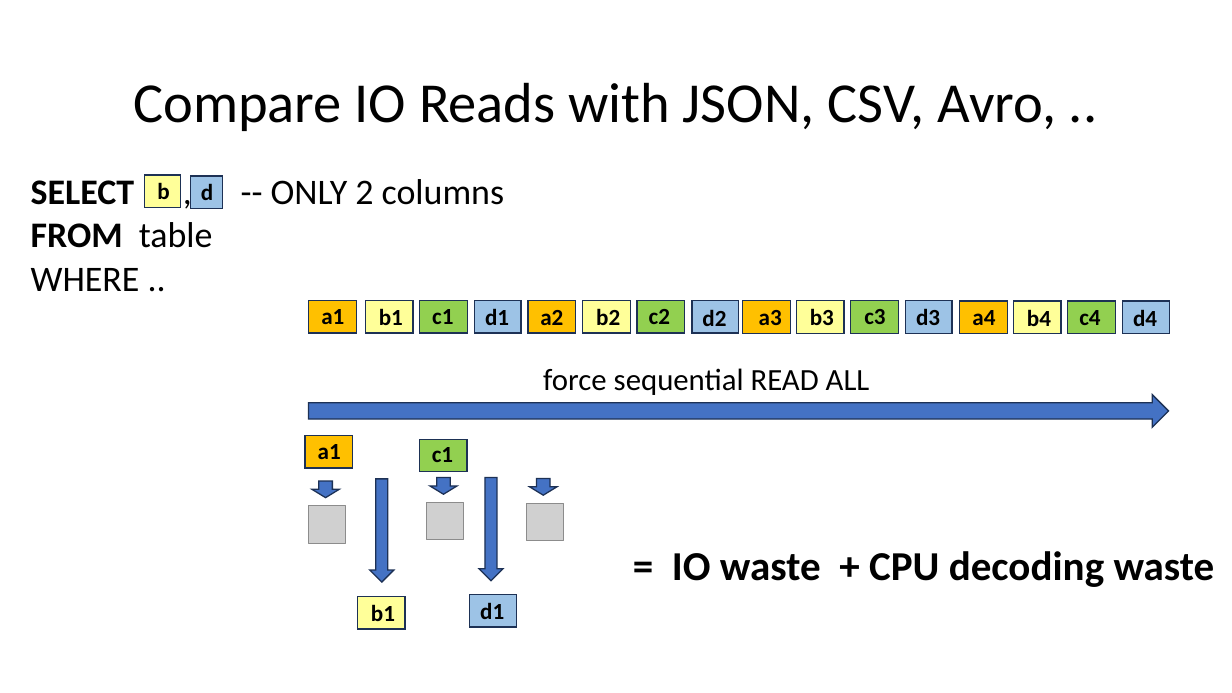
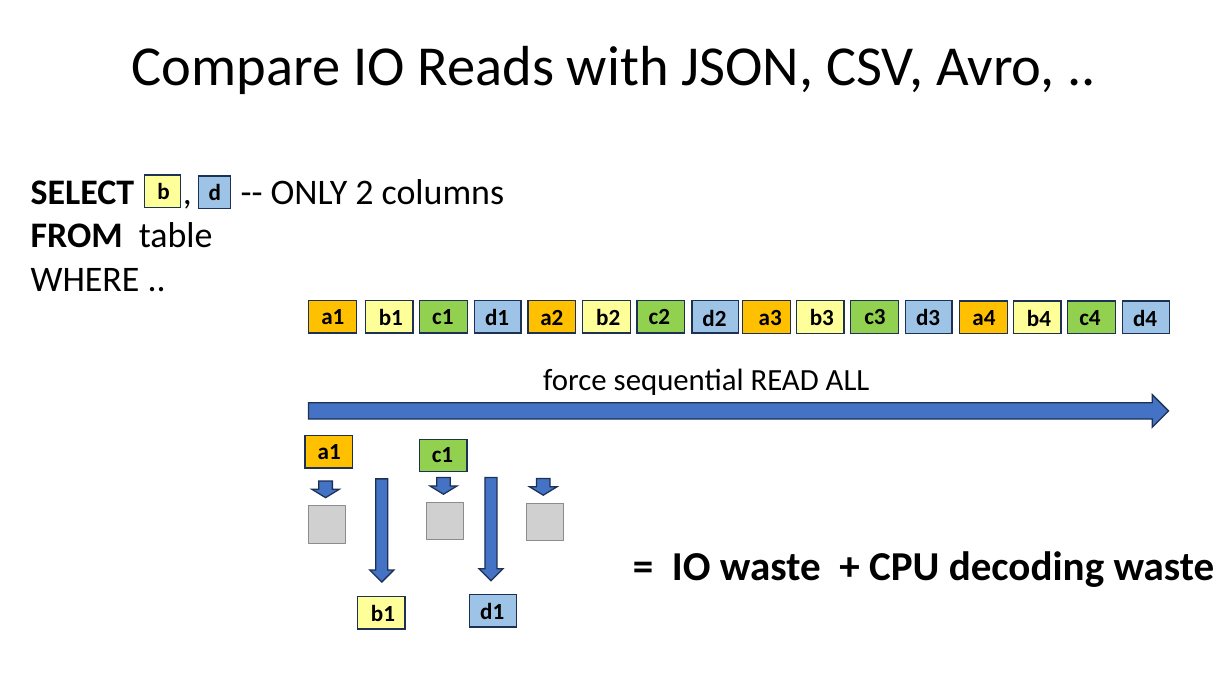
Before and after one commit to Arnaud-Nauwynck/presentations, a slide deck: slide 26 of pres-bigdata/8-Datalake-File-Format-Parquet.pptx (slide 18 before the commit). Drawn at 1232x693 pixels with LibreOffice and Linux fonts; fonts in the diff are those of the drawing; grey boxes stand for pictures. Boxes give left, top, right and bottom in pixels: in the first picture for what was removed or moved away, otherwise in the second. Text is boxed around its words. In the diff, an @@ line names an element or a change of style, - is before the commit and + after.

```diff
--- a/pres-bigdata/8-Datalake-File-Format-Parquet.pptx
+++ b/pres-bigdata/8-Datalake-File-Format-Parquet.pptx
@@ title "Compare IO Reads with JSON, ...": place and size @@
-title "Compare IO Reads with JSON, ..." at [133,82,1056,131]
+title "Compare IO Reads with JSON, ..." at [132,45,1055,94]
@@ rectangle: place and size @@
-rectangle at [190,176,223,208]
+rectangle at [198,176,230,208]
@@ text "d": place and size @@
-text "d" at [201,183,213,200]
+text "d" at [209,183,221,200]
```
Also in this commit, not shown: 46 other slides changed, 8 slides added, 22 other files.
